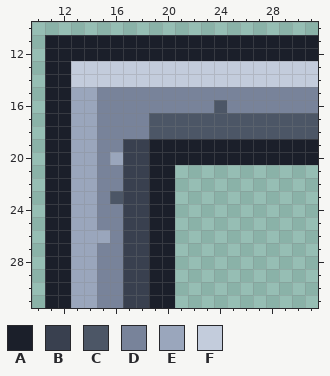
Pixel-art file: tiles/wall_corner_se.aseprite. Above, as it was before the edit.
32x32 pixels, 1 frame. Shown: x 10..31, y 10..31.
Palette (. is transparent): A #1b1f2a  B #39404f  C #4c5666  D #78839a  E #9aa6bc  F #c3ccdc
Once edited:
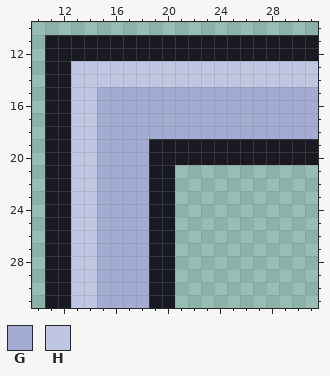
Colours new in this view: G #a3abd2  H #bfc6e2
From old to new:
@@ palette @@
-A #1b1f2a
+A #191922
--- layers "ink", "flat"
@@ x 10..31 @@
 12 .AAAAAAAAAAAAAAAAAAAAA
-13 .AAFFFFFFFFFFFFFFFFFFF
-14 .AAFFFFFFFFFFFFFFFFFFF
-15 .AAEEDDDDDDDDDDDDDDDDD
-16 .AAEEDDDDDDDDDCDDDDDDD
-17 .AAEEDDDDCCCCCCCCCCCCC
-18 .AAEEDDDDCCCCCCCCCCCCC
-19 .AAEEDDBBAAAAAAAAAAAAA
-20 .AAEEDEBBAAAAAAAAAAAAA
-21 .AAEEDDBBAA...........
-22 .AAEEDDBBAA...........
-23 .AAEEDCBBAA...........
-24 .AAEEDDBBAA...........
-25 .AAEEDDBBAA...........
-26 .AAEEEDBBAA...........
-27 .AAEEDDBBAA...........
-28 .AAEEDDBBAA...........
-29 .AAEEDDBBAA...........
-30 .AAEEDDBBAA...........
-31 .AAEEDDBBAA...........
+13 .AAHHHHHHHHHHHHHHHHHHH
+14 .AAHHHHHHHHHHHHHHHHHHH
+15 .AAHHGGGGGGGGGGGGGGGGG
+16 .AAHHGGGGGGGGGGGGGGGGG
+17 .AAHHGGGGGGGGGGGGGGGGG
+18 .AAHHGGGGGGGGGGGGGGGGG
+19 .AAHHGGGGAAAAAAAAAAAAA
+20 .AAHHGGGGAAAAAAAAAAAAA
+21 .AAHHGGGGAA...........
+22 .AAHHGGGGAA...........
+23 .AAHHGGGGAA...........
+24 .AAHHGGGGAA...........
+25 .AAHHGGGGAA...........
+26 .AAHHGGGGAA...........
+27 .AAHHGGGGAA...........
+28 .AAHHGGGGAA...........
+29 .AAHHGGGGAA...........
+30 .AAHHGGGGAA...........
+31 .AAHHGGGGAA...........
Where, in picture pixels (left, top, right, bottom), the same in both pictures:
changed: (45, 35, 318, 308)
